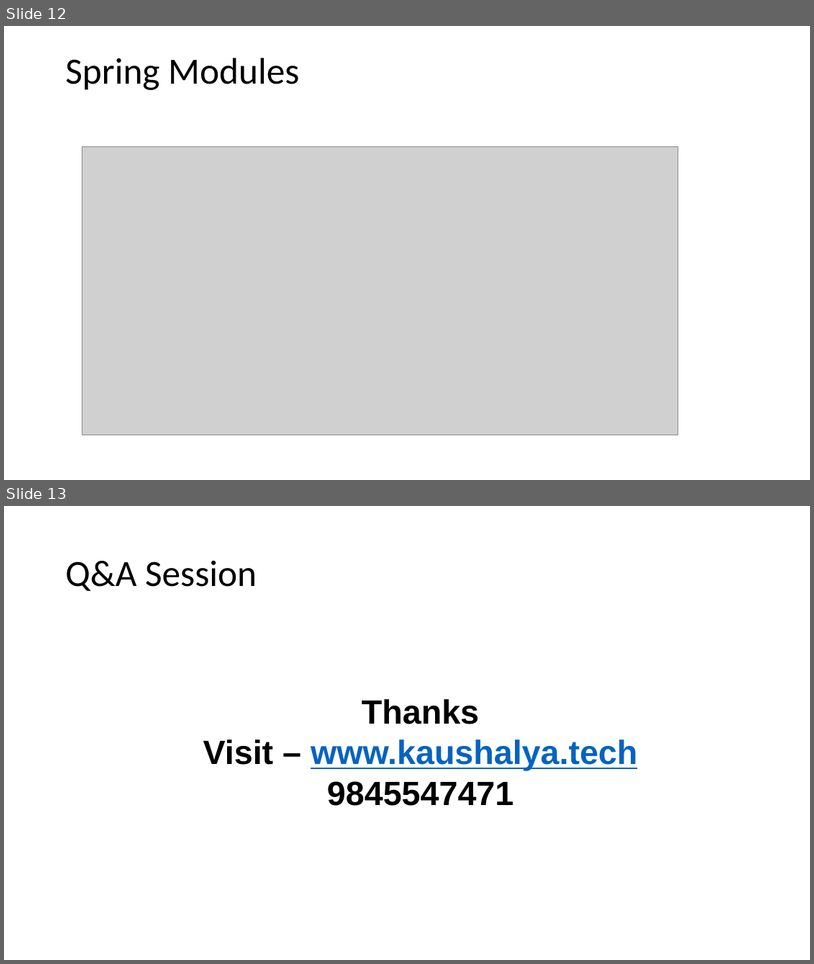
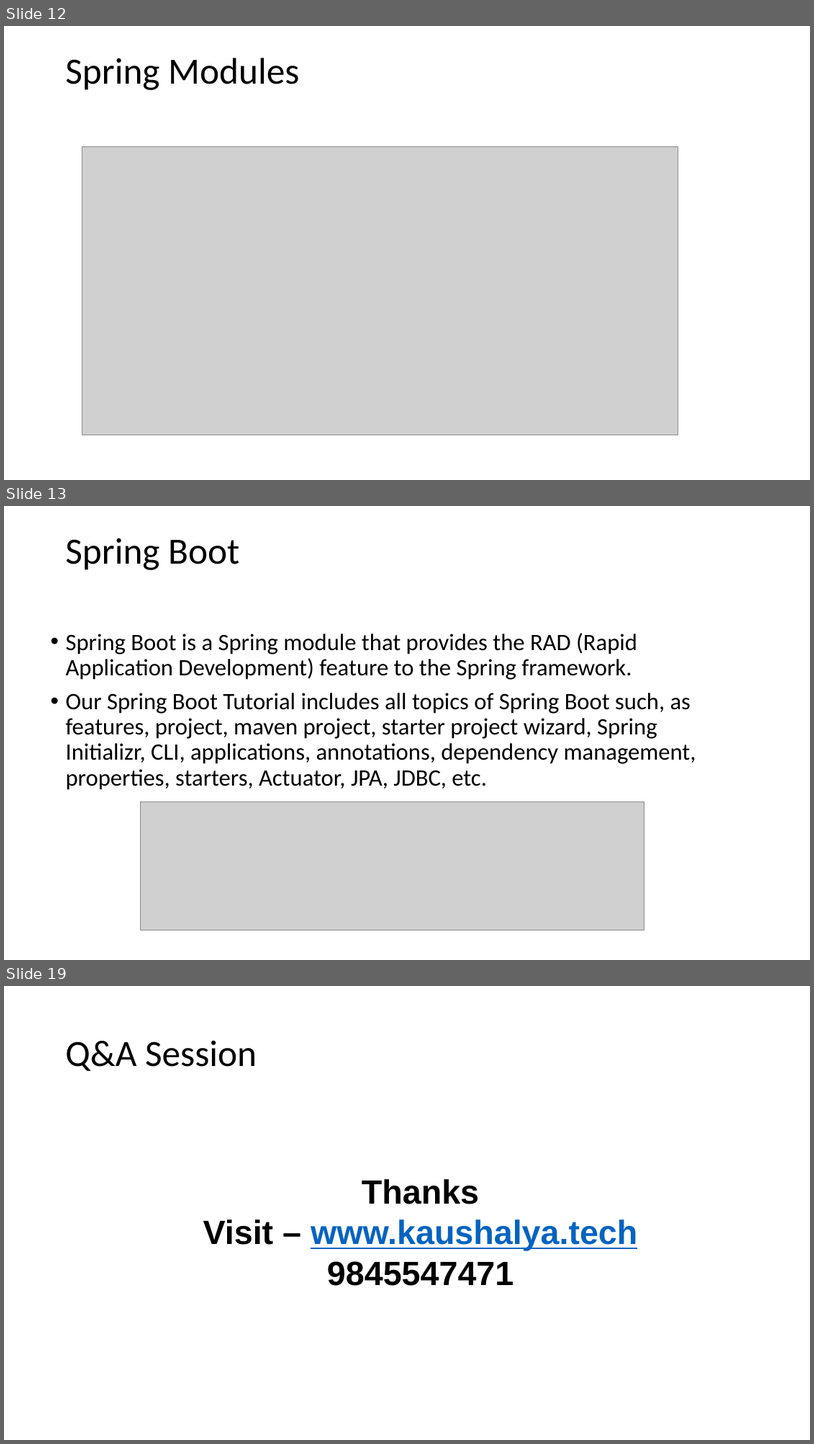
Before and after one commit to raghuprasadks/acharyafullstackfdp, a slide deck: day2/Spring.pptx. Shown one above the other, each under a label of ours: slides 12 and 13 before the commit, slides 12, 13 and 19 after it; the slides between them are not shown. The pictures are 814x964 and 814x1444 pixels, drawn with LibreOffice and Linux fonts; fonts in the diff are those of the drawing; grey boxes stand for pictures. Boxes give left, top, right and bottom in pixels: in the first picture for what was removed or moved away, otherwise in the second. Text is boxed around its words. In the diff, an @@ line names an element or a change of style, - is before the commit and + after.

```diff
--- a/day2/Spring.pptx
+++ b/day2/Spring.pptx
@@ slide 13 added at bbox=[4, 506, 810, 960], background #FFFFFF @@
@@ title added at bbox=[65, 538, 239, 570], 44 pt, text #000000 @@
+Spring Boot
@@ text added at bbox=[66, 633, 697, 790], 28 pt, text #000000 @@
+• Spring Boot is a Spring module that provides the RAD (Rapid Application Development) feature to the Spring framework.
+• Our Spring Boot Tutorial includes all topics of Spring Boot such, as features, project, maven project, starter project wizard, Spring Initializr, CLI, applications, annotations, dependency management, properties, starters, Actuator, JPA, JDBC, etc.
@@ picture added at bbox=[140, 802, 644, 929] @@
@@ what was slide 13 is now slide 19 @@
```
Also in this commit, not shown: 3 slides changed, 5 other slides added, 6 other files.
